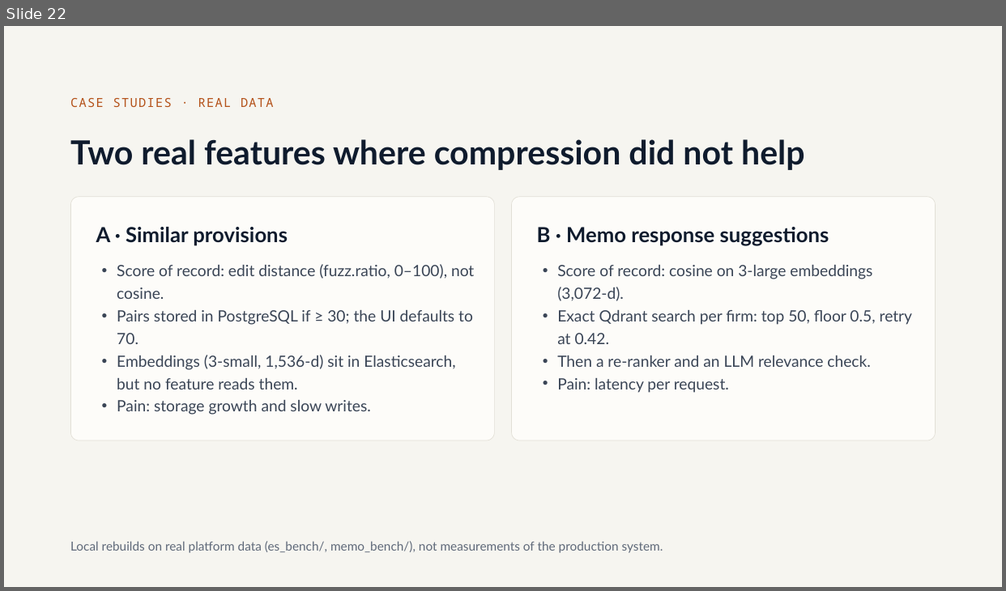
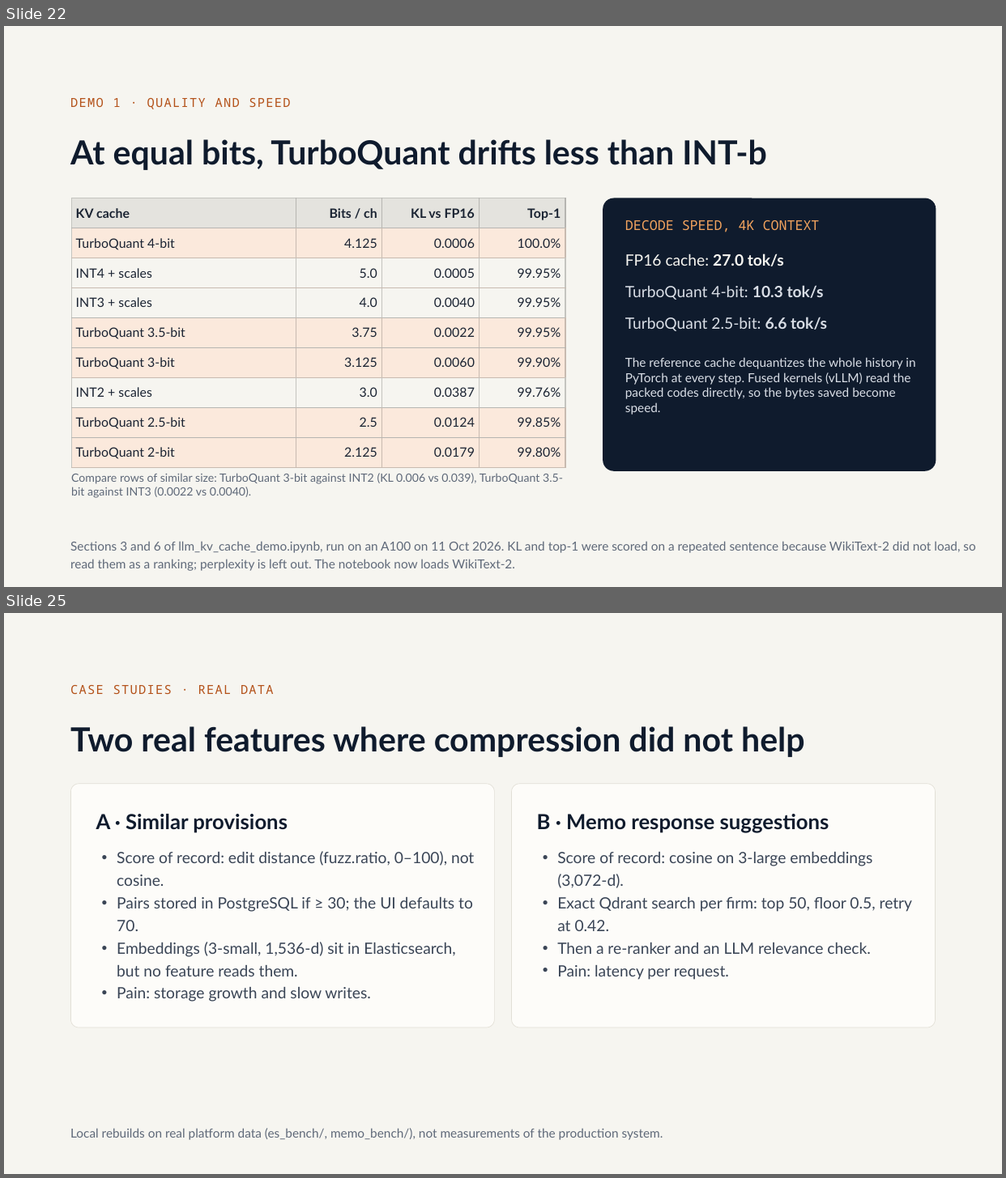
Before and after one commit to olonok69/ML_TurboQuant, a slide deck: docs/TurboQuant.pptx. Shown one above the other, each under a label of ours: slide 22 before the commit, slides 22 and 25 after it; the slides between them are not shown. The pictures are 1006x591 and 1006x1178 pixels, drawn with LibreOffice and Linux fonts; fonts in the diff are those of the drawing. Boxes give left, top, right and bottom in pixels: in the first picture for what was removed or moved away, otherwise in the second. Text is boxed around its words. In the diff, an @@ line names an element or a change of style, - is before the commit and + after.

Commit message:
Bring docs and deck in line with the Colab runs of the two demos
- Notebooks: load WikiText-2 from Salesforce/wikitext, make both run on
  their own (install cells, %%writefile of the current turboquant_core.py),
  correct the model-change explanation and the stale or overstated
  markdown; outputs kept as run.
- build_notebooks.py now exports the two demo notebooks to .py instead of
  overwriting them; .py versions re-exported.
- Deck: Llama-3.1-8B setup, new Demo 1 slides (theory check, needle,
  quality and speed), measured memory, DBpedia results for Demo 2.
- Guides EN/ES, README, handoff and figure 14: Colab results replace the
  sandbox numbers; slide numbers updated.

```diff
--- a/docs/TurboQuant.pptx
+++ b/docs/TurboQuant.pptx
@@ slide 22 added at bbox=[4, 26, 1002, 587], background #F6F5F0 @@
@@ text added at bbox=[70, 98, 290, 109], 12 pt, text #B4521A @@
+DEMO 1 · QUALITY AND SPEED
@@ title added at bbox=[70, 139, 767, 170], 32 pt, text #0F1B2D, bold @@
+At equal bits, TurboQuant drifts less than INT-b
@@ table added at bbox=[71, 199, 565, 467], 9 rows, 4 columns @@
+KV cache | Bits / ch | KL vs FP16 | Top-1
+TurboQuant 4-bit | 4.125 | 0.0006 | 100.0%
+INT4 + scales | 5.0 | 0.0005 | 99.95%
+INT3 + scales | 4.0 | 0.0040 | 99.95%
+TurboQuant 3.5-bit | 3.75 | 0.0022 | 99.95%
+TurboQuant 3-bit | 3.125 | 0.0060 | 99.90%
+INT2 + scales | 3.0 | 0.0387 | 99.76%
+TurboQuant 2.5-bit | 2.5 | 0.0124 | 99.85%
+TurboQuant 2-bit | 2.125 | 0.0179 | 99.80%
@@ rounded rectangle added at bbox=[603, 199, 936, 472], fill #0F1B2D @@
@@ text added at bbox=[625, 220, 820, 233], 13 pt, text #F2A35E @@
+DECODE SPEED, 4K CONTEXT
@@ text added at bbox=[625, 254, 784, 267], 15 pt, text #F6F5F0 @@
+FP16 cache: 27.0 tok/s
@@ text added at bbox=[625, 285, 824, 300], 15 pt, text #D9DEE6 @@
+TurboQuant 4-bit: 10.3 tok/s
@@ text added at bbox=[625, 317, 827, 331], 15 pt, text #D9DEE6 @@
+TurboQuant 2.5-bit: 6.6 tok/s
@@ text added at bbox=[625, 357, 915, 415], 12 pt, text #D9DEE6 @@
+The reference cache dequantizes the whole history in PyTorch at every step. Fused kernels (vLLM) read the packed codes directly, so the bytes saved become speed.
@@ text added at bbox=[71, 473, 563, 498], 11 pt, text #5F6979 @@
+Compare rows of similar size: TurboQuant 3-bit against INT2 (KL 0.006 vs 0.039), TurboQuant 3.5-bit against INT3 (0.0022 vs 0.0040).
@@ text added at bbox=[70, 541, 975, 571], 12 pt, text #5F6979 @@
+Sections 3 and 6 of llm_kv_cache_demo.ipynb, run on an A100 on 11 Oct 2026. KL and top-1 were scored on a repeated sentence because WikiText-2 did not load, so read them as a ranking; perplexity is left out. The notebook now loads WikiText-2.
@@ what was slide 22 is now slide 25 @@
```
Also in this commit, not shown: 5 slides changed, 2 other slides added, 12 other files.
